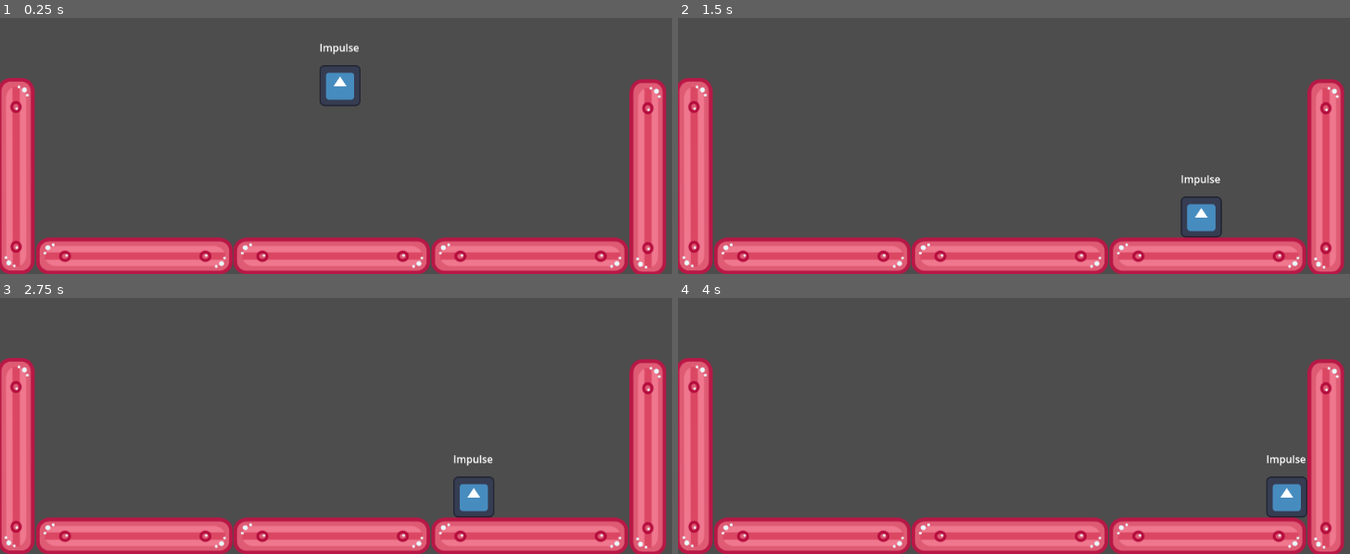
Above: before the commit, frames 1-4 (two rows, left to right).
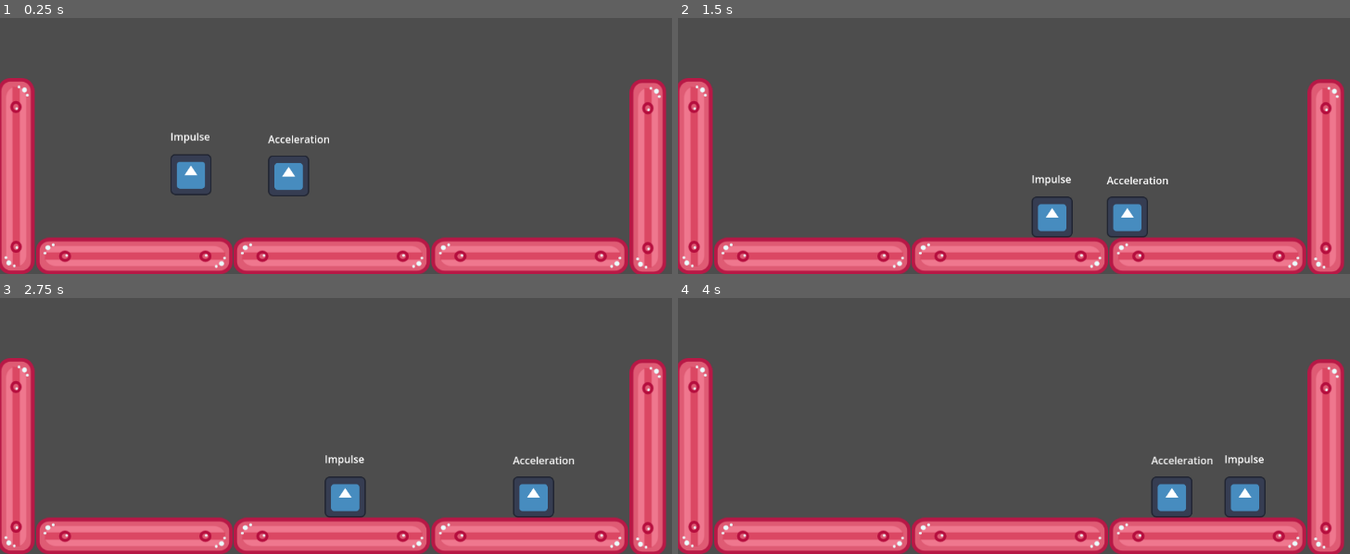
Above: after the commit, the same moments.

Repository: therealvio/godot-experiments
Game: Godot game, scene res://Main.tscn
Same seed, same stepped clock (60 frames per second), same inputs: the game is played once before the commit and once after it. The engine's default icon, where the game draws it, is replaced by a stand-in: a white triangle on a blue panel in a dark square.
Inputs:
- Up to frame 1 (0.25 s): no input
- Up to frame 2 (1.5 s): hold Right (ui_right) from 0.53 s (still down)
- Up to frame 3 (2.75 s): release Right (ui_right) at 2.03 s; hold Left (ui_left) from 2.03 s (still down)
- Up to frame 4 (4 s): release Left (ui_left) at 2.78 s; hold Right (ui_right) from 2.78 s (still down)

The runs differ from the first frame. In frame 1, 2.2% of the frame differs, in the area x 25-54%, y 10-70%; in frame 2, 2.1%; in frame 3, 2.2%; in frame 4, 2.1%.

Commit message:
feat: add player types to test scene

Diff:
--- a/character-movement-types/Main.tscn
+++ b/character-movement-types/Main.tscn
@@ -1,7 +1,8 @@
-[gd_scene load_steps=3 format=3 uid="uid://8qi67001pi6n"]
+[gd_scene load_steps=4 format=3 uid="uid://8qi67001pi6n"]
 
 [ext_resource type="PackedScene" uid="uid://b5wdufkoygmu4" path="res://Wall.tscn" id="1_oq46b"]
-[ext_resource type="PackedScene" uid="uid://b8q53308u3nor" path="res://Character.tscn" id="2_glsei"]
+[ext_resource type="PackedScene" uid="uid://bhkfflstsckhv" path="res://AccelerationCharacter.tscn" id="2_0fjhw"]
+[ext_resource type="PackedScene" uid="uid://b8q53308u3nor" path="res://ImpulseCharacter.tscn" id="2_glsei"]
 
 [node name="Main" type="Node"]
 
@@ -24,5 +25,8 @@
 position = Vector2(1035, 344)
 rotation = 1.5708
 
-[node name="Character" parent="." instance=ExtResource("2_glsei")]
-position = Vector2(529, 321)
+[node name="ImpulseCharacter" parent="." instance=ExtResource("2_glsei")]
+position = Vector2(297, 460)
+
+[node name="AccelerationCharacter" parent="." instance=ExtResource("2_0fjhw")]
+position = Vector2(449, 462)
